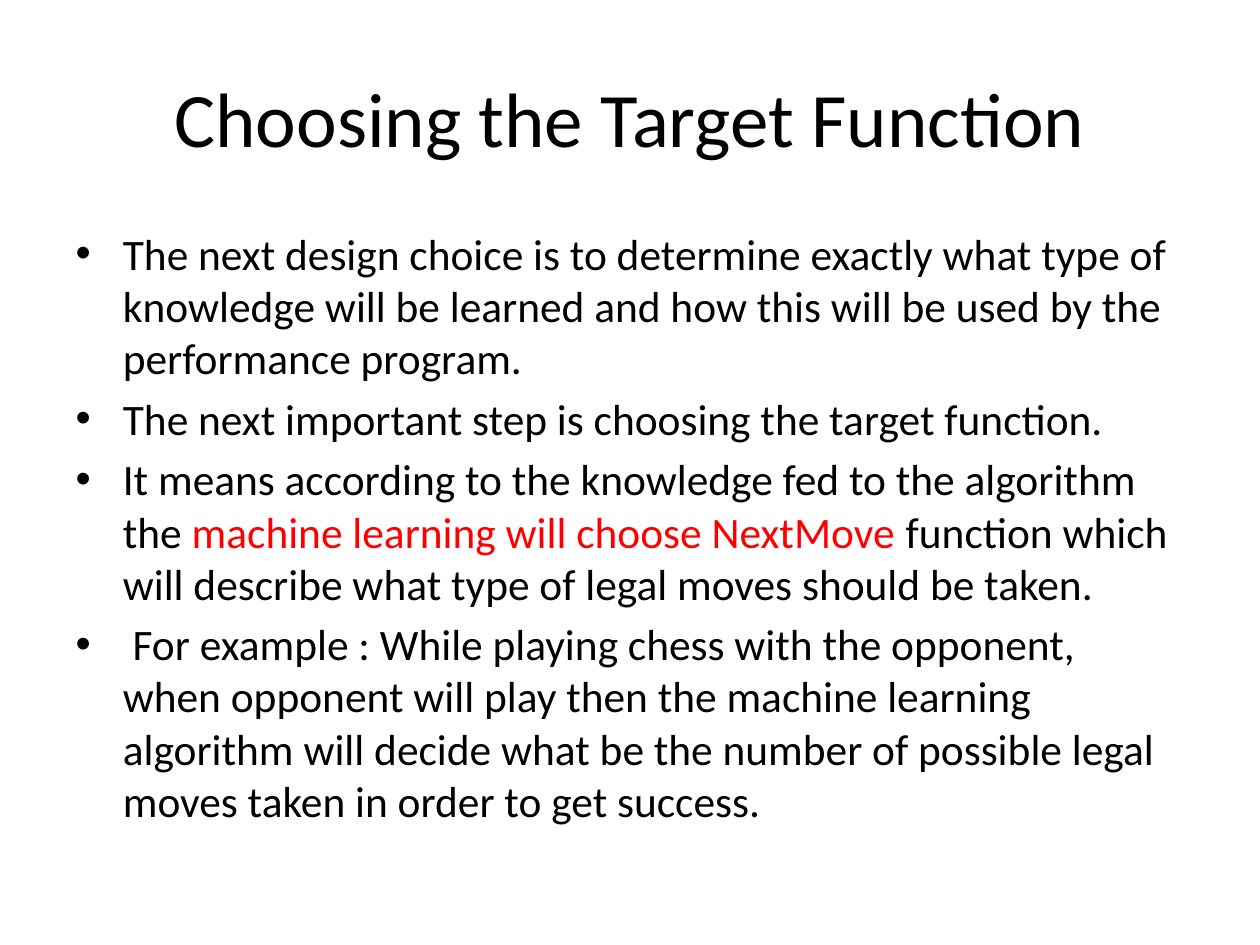
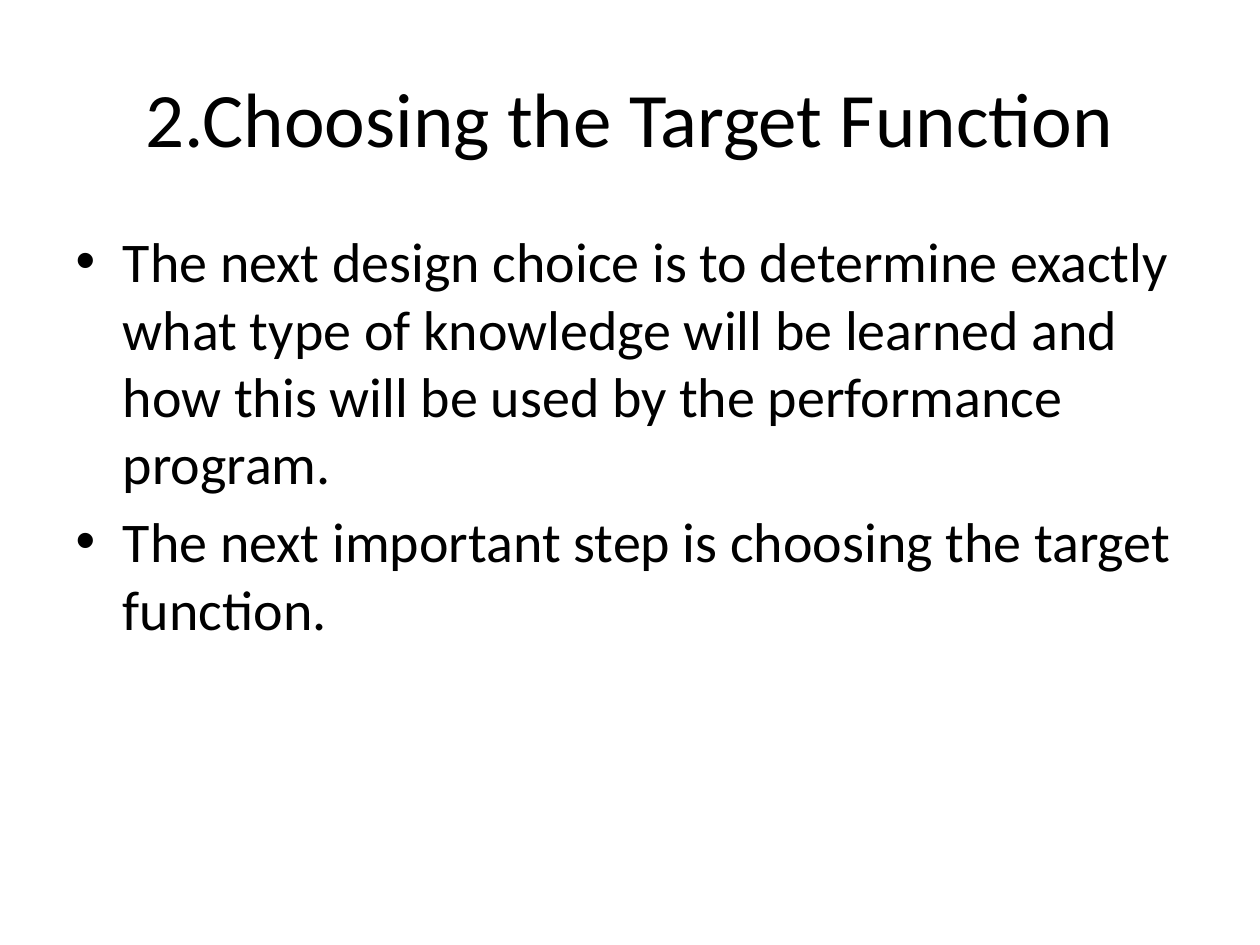
Before and after one commit to devipriyak/AI_ml-iv-sem-21-batch, a slide deck: slide 26 of Unit-4.pptx (slide 23 before the commit). Drawn at 1260x945 pixels with LibreOffice and Linux fonts; fonts in the diff are those of the drawing. Boxes give left, top, right and bottom in pixels: in the first picture for what was removed or moved away, otherwise in the second. Text is boxed around its words. In the diff, an @@ line names an element or a change of style, - is before the commit and + after.

```diff
--- a/Unit-4.pptx
+++ b/Unit-4.pptx
@@ title at bbox=[146, 93, 1113, 161]: text changed @@
-Choosing the Target Function
+2.Choosing the Target Function
@@ text "The next design choice is ..." at bbox=[123, 243, 1170, 631]: size 24.8 to 32 pt; more space between paragraphs @@
@@ text at bbox=[123, 465, 1168, 825]: paragraphs removed @@
-• It means according to the knowledge fed to the algorithm the machine learning will choose NextMove function which will describe what type of legal moves should be taken.
-• For example : While playing chess with the opponent, when opponent will play then the machine learning algorithm will decide what be the number of possible legal moves taken in order to get success.
```
Also in this commit, not shown: 6 other slides changed, 16 slides added.
